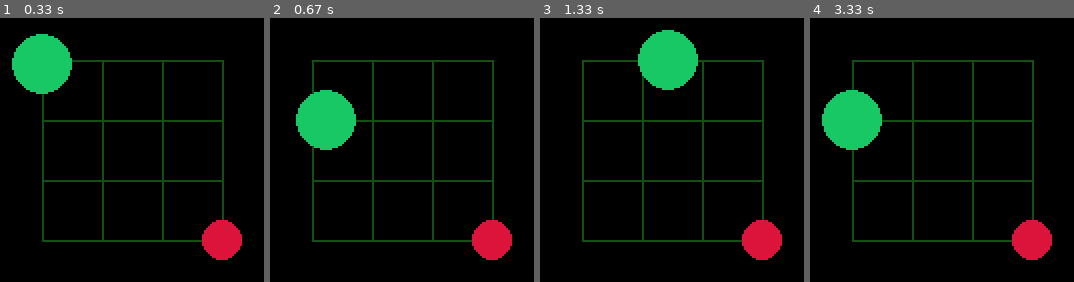
Above: before the commit, frames 1-4 (left to right).
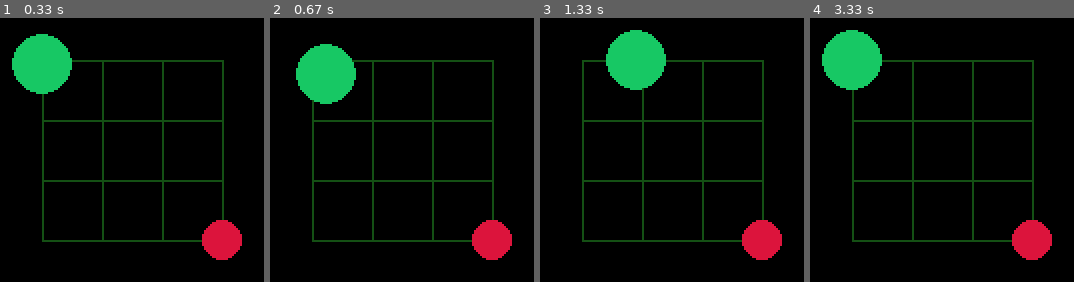
Above: after the commit, the same moments.

Repository: haruomaki/pyrein
Game: pygame game, started from snake_game/play.py
Same seed, same stepped clock (60 frames per second), same inputs: the game is played once before the commit and once after it.
Inputs:
- Up to frame 1 (0.33 s): no input
- Up to frame 2 (0.67 s): hold Right from 0.33 s (still down)
- Up to frame 3 (1.33 s): release Right at 0.8 s; hold Up 0.83-1.13 s; hold Right from 1.17 s (still down)
- Up to frame 4 (3.33 s): release Right at 1.63 s; hold Left 1.67-2.2 s; hold Down 2.23-2.53 s; hold Left 2.57-2.97 s; hold Up from 3 s (still down)

Frame 1 is identical in both runs. In frame 2, 6.9% of the frame differs, in the area x 9-33%, y 9-50%; in frame 3, 5.2%; in frame 4, 7.9%, in the area x 4-28%, y 4-50%.

Commit message:
simulateを参照渡しに

Diff:
--- a/engine/__init__.py
+++ b/engine/__init__.py
@@ -7,9 +7,9 @@
 
 
 def run[S, M](
-    simulate: Callable[[S, M], S | None],
+    simulate: Callable[[S, M], bool],
     decide: Callable[[], Generator[None, None, M]],
-    render: Callable[[S, S], Generator[None, None, NoReturn]],
+    render: Callable[[S], Generator[None, None, NoReturn]],
     initialize: Callable[[], S],
 ) -> None:
     pygame.init()  # Pygameの初期化
@@ -41,13 +41,12 @@
         ## シミュレーションループ ##
         ############################
 
-        prev = initialize()
-        curr = initialize()
+        state = initialize()
 
         while True:
             # 規定の時間が経過するまで描画ループ
             simstart = pygame.time.get_ticks()
-            draw = render(prev, curr)
+            draw = render(state)
             act = decide()
             elapsed = 0.0  # 最後に状態が更新されてからの経過時間（秒）
             while True:
@@ -78,13 +77,9 @@
                 clock.tick(fps)
 
             # 時間が来たらゲーム世界を進める
-            next_state = simulate(copy.copy(curr), msg)
-            if next_state is None:
-                prev = curr
-                curr = initialize()
-            else:
-                prev = curr
-                curr = next_state
+            simulation_running = simulate(state, msg)
+            if not simulation_running:
+                state = initialize()
 
     finally:
         # Pygameの終了
--- a/snake_game/game.py
+++ b/snake_game/game.py
@@ -1,4 +1,3 @@
-import engine
 from pygame import Vector2 as Vec2
 from dataclasses import dataclass
 from random import choice
@@ -18,10 +17,6 @@
 Action = int | None
 
 
-dt = 0.3
-engine.draw.camera.set_offset(
-    (GRID_WIDTH - 1) / 2 * GRID_SIZE, (GRID_HEIGHT - 1) / 2 * GRID_SIZE
-)
 DIRECTIONS = [Vec2(0, -1), Vec2(0, 1), Vec2(-1, 0), Vec2(1, 0)]
 
 
@@ -29,7 +24,7 @@
     return State(1, [Vec2(0, 0)], Vec2(3, 3))
 
 
-def simulate(state: State, action: Action) -> State | None:
+def simulate(state: State, action: Action) -> bool:
     BACK = [(0, 1), (1, 0), (2, 3), (3, 2)]
     if action is not None and not (state.direction, action) in BACK:
         state.direction = action
@@ -44,9 +39,10 @@
         or new_head in state.body[:-1]
     ):
         print("ゲームオーバー！", len(state.body))
-        return None
+        return False
 
-    if state.body[0] == state.apple:
+    # 移動先がエサであれば
+    if new_head == state.apple:
         # しっぽはそのままに頭が長くなる
         state.body = [new_head] + state.body
 
@@ -58,7 +54,8 @@
         for b in state.body:
             cand.remove((b.x, b.y))
 
-        if len(cand) <= 5:
+        print("リンゴを食べました。")
+        if len(cand) == 0:
             state.apple = None
         else:
             apple = choice(list(cand))
@@ -66,6 +63,6 @@
     else:
         # しっぽが消えて頭が長くなる
         state.body = [new_head] + state.body[0:-1]
-        print(state.body[0], state.apple)
+        # print(state.body[0], state.apple)
 
-    return state
+    return True
--- a/snake_game/play.py
+++ b/snake_game/play.py
@@ -3,6 +3,7 @@
 import pygame
 from pygame import Vector2 as Vec2
 from engine.easing import ease_out
+import copy
 
 # 色の定義
 BACKGROUND = (15, 56, 15)
@@ -37,22 +38,29 @@
         )
 
 
-def render(prev: game.State, curr: game.State):
+prev: game.State | None = None
+
+
+def render(state: game.State):
+    global prev
+    if prev is None:
+        prev = copy.copy(state)
+
     while True:
         draw_grid()
 
         # リンゴを描画
-        if curr.apple:
+        if state.apple:
             engine.draw.circle(
-                FOOD_COLOR, curr.apple * game.GRID_SIZE, game.GRID_SIZE / 3
+                FOOD_COLOR, state.apple * game.GRID_SIZE, game.GRID_SIZE / 3
             )
 
         # 円を描画。頭を最前面に描画するために逆順に
-        if len(prev.body) != len(curr.body):
+        if len(prev.body) != len(state.body):
             prev.body = [prev.body[0]] + prev.body
-        for i in range(len(curr.body) - 1, -1, -1):
+        for i in range(len(state.body) - 1, -1, -1):
             pr = prev.body[i]
-            cr = curr.body[i]
+            cr = state.body[i]
             x = engine.lerp(
                 pr.x * game.GRID_SIZE, cr.x * game.GRID_SIZE, ease_out(dt, 1.5)
             )
